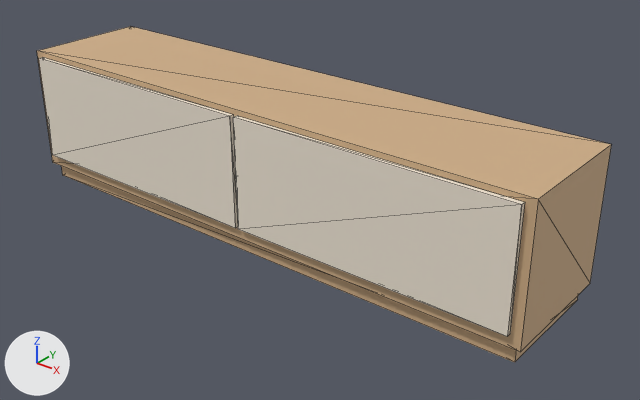
Before and after pictures for a commit that changed the glTF model storage/picture/mocan-81.glb.
Before and after are seen from a 50 mm camera at (1.611, -1.844, 1.285) aimed at (0.119, 0.021, 0.129). Every picture has the same lights, and +X, +Y and +Z are marked at lower left. The first picture is the older version. Mesh edges are drawn as thin lines. Vertices at exactly the same position are counted once.

In view in the first picture: 'furniture'.
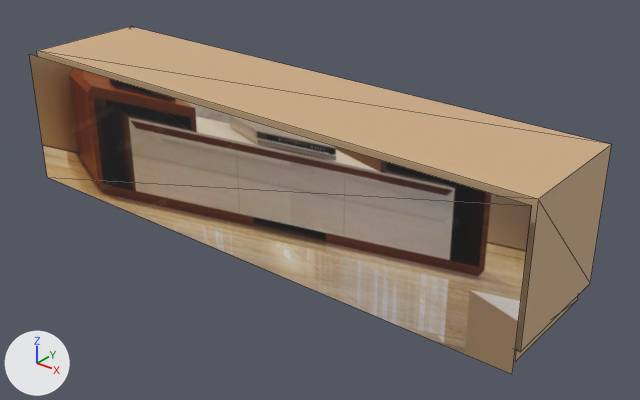
What differs and where, as boxes [x1, y1, x2, y2] in the pictures (640 x 400 px):
'furniture', reshaped
    before: [37, 26, 611, 362]
    after: [29, 26, 611, 374]
part 1 of me_mesh_0, rebuilt (152% wider, 87% taller)
    before: [39, 57, 238, 228]
    after: [29, 54, 532, 374]
part 2 of me_mesh_0, deleted (pale yellow)
    before: [233, 116, 525, 336]

Patch to the scene script:
```diff
--- a/storage/picture/mocan-81.glb.py
+++ b/storage/picture/mocan-81.glb.py
@@ img_image_0 @@
+img_image_0 = load_image('Image_0', '_unpacked/Image_0', 827, 532, 'sRGB')
@@ mat_photo @@
+mat_photo = principled_material('photo')
+mat_photo.texture = img_image_0
+mat_photo.roughness = 0.85
@@ me_mesh_0 @@
 # used by ob_furniture; location = (0.0, 0.0, 0.0)
-me_mesh_0.from_pydata(...)  # 32 vertices, 48 faces; spans x -0.9..0.9, y -0.22..0.2, z 0.0..0.45
+me_mesh_0.from_pydata(...)  # 20 vertices, 26 faces; spans x -0.9..0.9, y -0.23..0.2, z 0.0..0.45
+# me_mesh_0 part 1: the loose piece of 8 vertices spanning x -0.87..-0.01, y -0.22..-0.2, z 0.09..0.43 is rebuilt with 4 vertices and now spans x -0.9..0.9, y -0.23, z 0.0..0.45, in mat_photo (picture img_image_0)
+# me_mesh_0 part 2: the loose piece of 8 vertices spanning x 0.01..0.87, y -0.22..-0.2, z 0.09..0.43 is deleted
 me_mesh_0.materials.append(mat_wood)
-me_mesh_0.materials.append(mat_cushion)  # pale yellow #efe5d4
+me_mesh_0.materials.append(mat_photo)  # picture img_image_0
```
